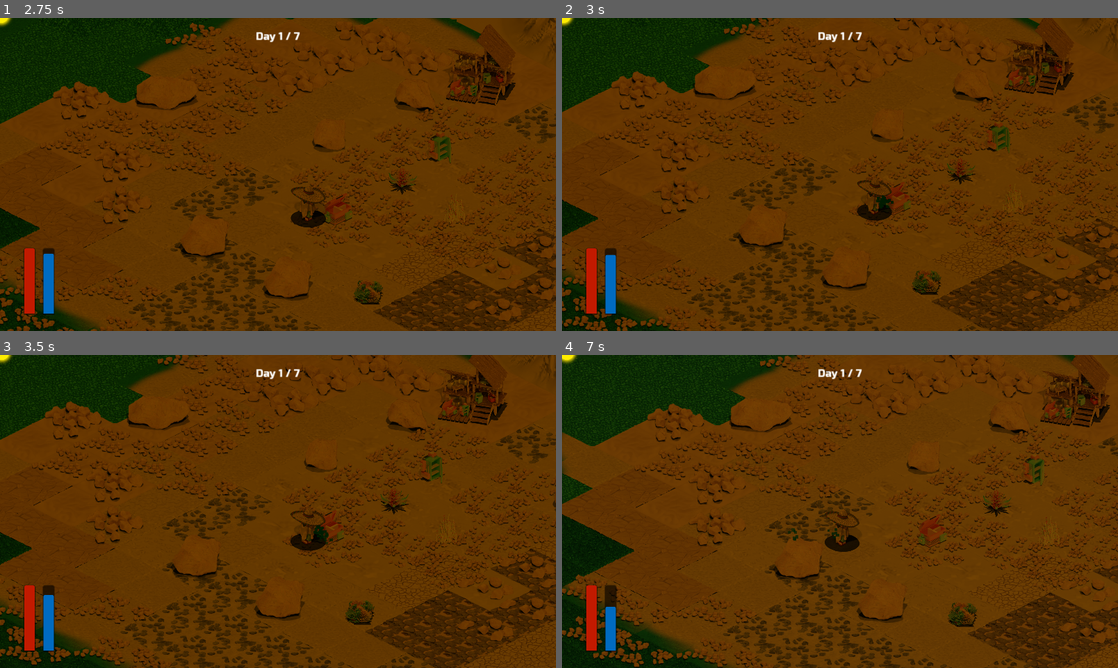
Above: before the commit, frames 1-4 (two rows, left to right).
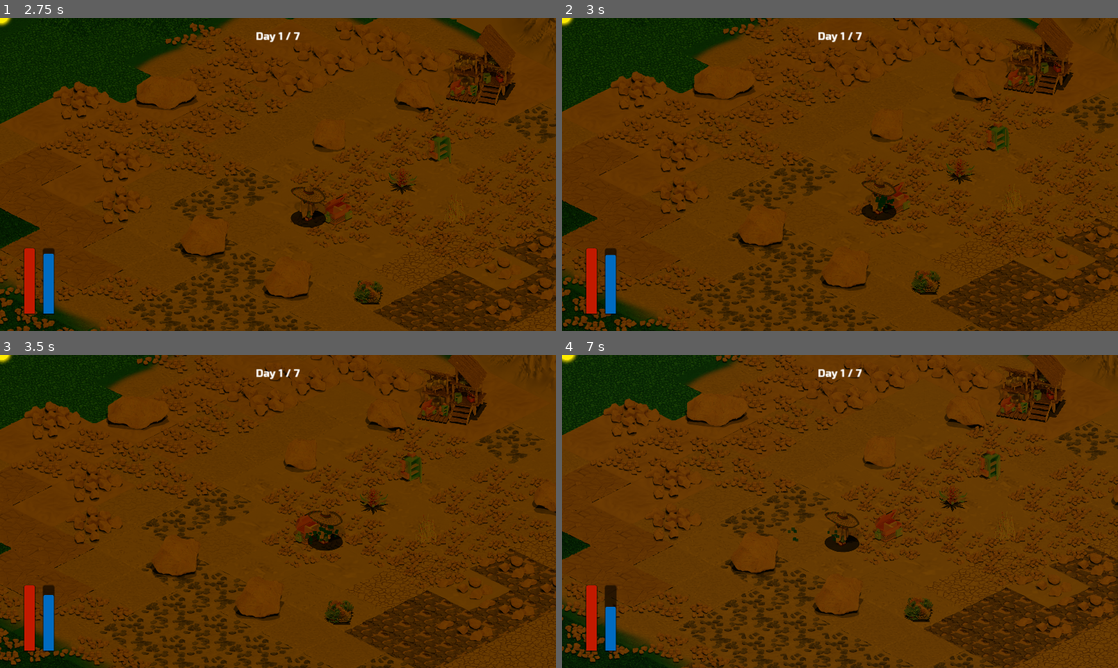
Above: after the commit, the same moments.

Repository: lorentzo/jagoda-jam
Game: Godot game, scene res://Scenes/MainMenu.tscn
Same seed, same stepped clock (60 frames per second), same inputs: the game is played once before the commit and once after it.
Inputs:
- Up to frame 1 (2.75 s): click "Play" at 0.5 s; hold Right (walk-right) 1.28-2.03 s; hold Space (use-item) 1.28-2.03 s; hold Down (walk-down) from 2.03 s (still down); tap Space (use-item) at 2.1 s
- Up to frame 2 (3 s): release Down (walk-down) at 2.78 s; hold Right (walk-right) from 2.78 s (still down); hold Space (use-item) from 2.78 s (still down)
- Up to frame 3 (3.5 s): keep holding Right (walk-right); keep holding Space (use-item)
- Up to frame 4 (7 s): release Right (walk-right) at 3.53 s; release Space (use-item) at 3.53 s; hold Up (walk-up) 3.53-4.28 s; tap Space (use-item) at 3.6, 5.1, 6.6 s; hold Space (use-item) 4.28-5.03 s; hold Left (walk-left) 4.28-5.78 s; hold Down (walk-down) 5.78-6.53 s; hold Space (use-item) 5.78-6.53 s; hold Right (walk-right) from 6.53 s (still down)

Frame 1 is identical in both runs. In frame 2, 4.1% of the frame differs, in the area x 0-100%, y 0-100%; in frame 3, 21%; in frame 4, 25%.

Commit message:
Make fridges non-collidable

Diff:
--- a/jagoda/Assets/Fridges/Fridge1/fridge1.gd
+++ b/jagoda/Assets/Fridges/Fridge1/fridge1.gd
@@ -1,9 +1,9 @@
-extends Node2D
+extends Area2D
 
 
 # Called when the node enters the scene tree for the first time.
 func _ready():
-	$StaticBody2D/AnimatedSprite2D.play("open_animation")
+	$AnimatedSprite2D.play("open_animation")
 
 
 # Called every frame. 'delta' is the elapsed time since the previous frame.
--- a/jagoda/Assets/Fridges/Fridge1/fridge1.tscn
+++ b/jagoda/Assets/Fridges/Fridge1/fridge1.tscn
@@ -134,17 +134,15 @@
 radius = 88.0
 height = 176.0
 
-[node name="Node2D" type="Node2D"]
+[node name="Fridge1" type="Area2D"]
 script = ExtResource("1_xna1m")
 
-[node name="StaticBody2D" type="StaticBody2D" parent="."]
-
-[node name="AnimatedSprite2D" type="AnimatedSprite2D" parent="StaticBody2D"]
+[node name="AnimatedSprite2D" type="AnimatedSprite2D" parent="."]
 sprite_frames = SubResource("SpriteFrames_40ne6")
 animation = &"open_animation"
 frame_progress = 0.980229
 speed_scale = 5.0
 
-[node name="CollisionShape2D" type="CollisionShape2D" parent="StaticBody2D"]
+[node name="CollisionShape2D" type="CollisionShape2D" parent="."]
 position = Vector2(-14, 4)
 shape = SubResource("CapsuleShape2D_3omdx")
--- a/jagoda/Assets/Fridges/Fridge2/fridge_2.gd
+++ b/jagoda/Assets/Fridges/Fridge2/fridge_2.gd
@@ -1,4 +1,4 @@
-extends Node2D
+extends Area2D
 
 
 # Called when the node enters the scene tree for the first time.
--- a/jagoda/Assets/Fridges/Fridge2/fridge_2.tscn
+++ b/jagoda/Assets/Fridges/Fridge2/fridge_2.tscn
@@ -174,15 +174,13 @@
 radius = 60.0
 height = 174.0
 
-[node name="Fridge2" type="Node2D"]
+[node name="Fridge2" type="Area2D"]
 script = ExtResource("1_s7pws")
 
 [node name="AnimatedSprite2D" type="AnimatedSprite2D" parent="."]
 sprite_frames = SubResource("SpriteFrames_aa4uw")
 animation = &"door_opened"
 
-[node name="StaticBody2D" type="StaticBody2D" parent="."]
-
-[node name="CollisionShape2D" type="CollisionShape2D" parent="StaticBody2D"]
+[node name="CollisionShape2D" type="CollisionShape2D" parent="."]
 position = Vector2(0, 4)
 shape = SubResource("CapsuleShape2D_ycv77")
